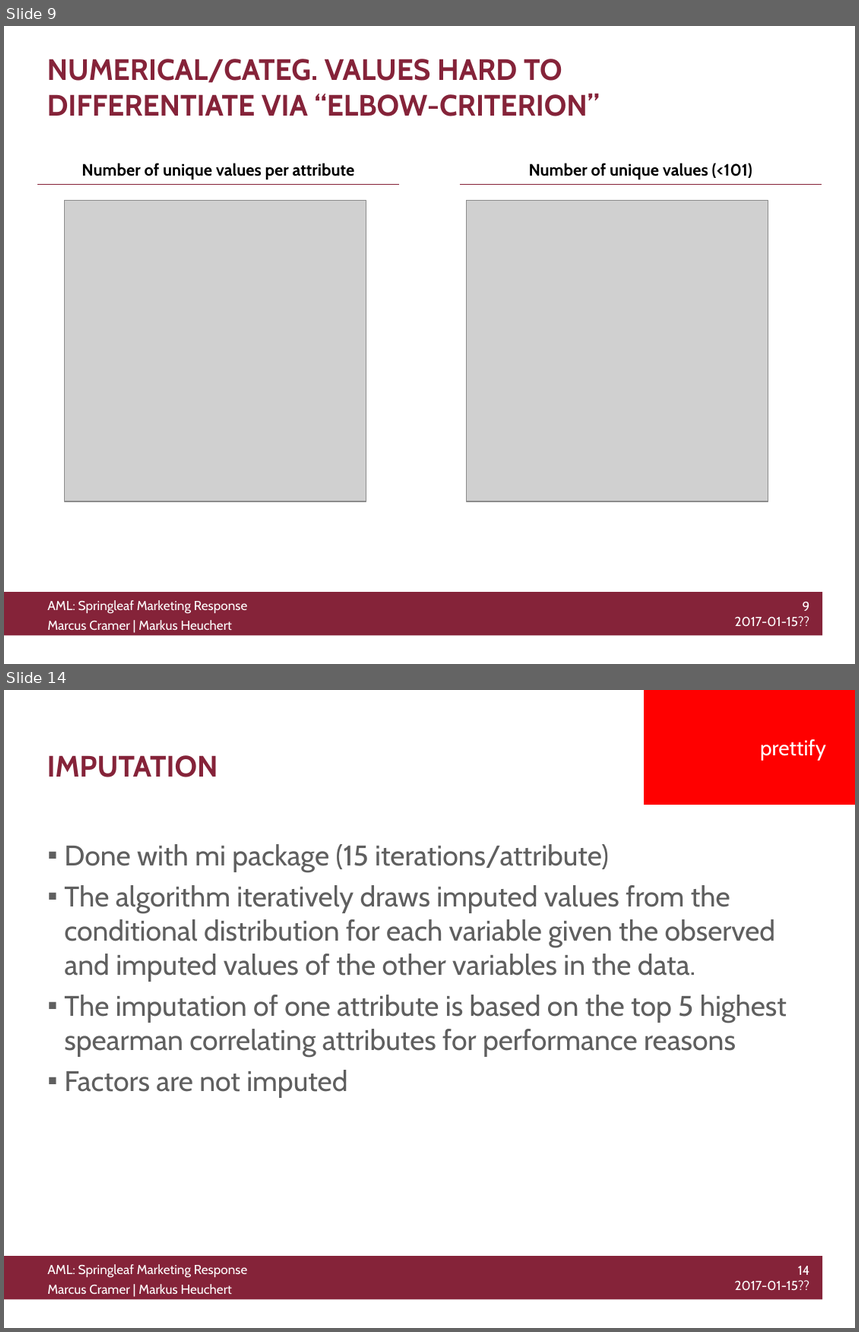
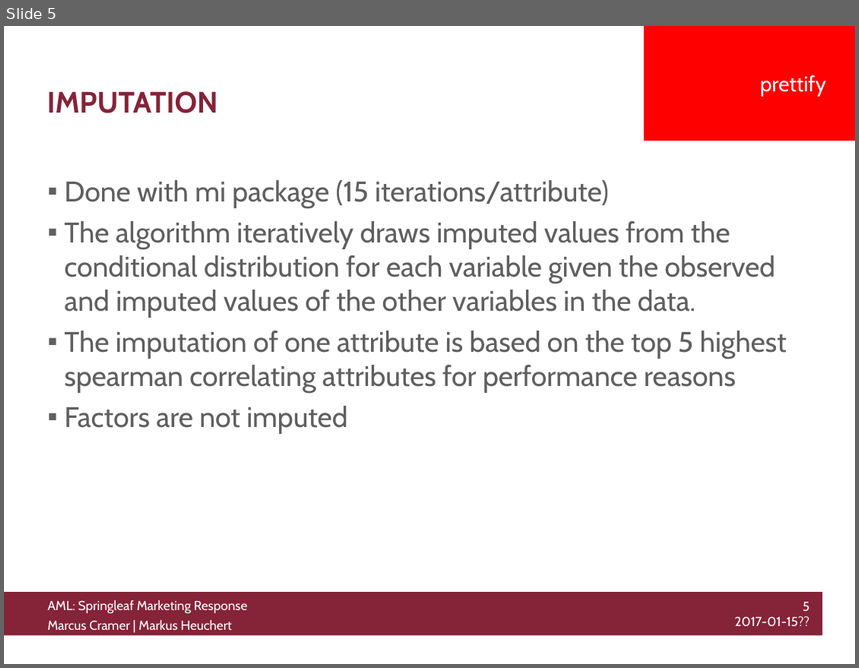
Before and after one commit to knusperman/AML_Springleaf, a slide deck: Presentation/presentation_outline.pptx. Shown one above the other, each under a label of ours: slides 9 and 14 before the commit, slide 5 after it; the slides between them are not shown. The pictures are 859x1332 and 859x668 pixels, drawn with LibreOffice and Linux fonts; fonts in the diff are those of the drawing; grey boxes stand for pictures; background and template pictures are left out. Boxes give left, top, right and bottom in pixels: in the first picture for what was removed or moved away, otherwise in the second. Text is boxed around its words. In the diff, an @@ line names an element or a change of style, - is before the commit and + after.

```diff
--- a/Presentation/presentation_outline.pptx
+++ b/Presentation/presentation_outline.pptx
@@ slide 9 removed at bbox=[4, 26, 855, 664], background #FFFFFF; not listed: 3 template elements that a slide beside it also shows @@
@@ title removed at bbox=[47, 59, 600, 116] @@
-NUMERICAL/CATEG. VALUES HARD TO DIFFERENTIATE VIA “ELBOW-CRITERION”
@@ line removed from (37, 184) to (400, 184) @@
@@ text removed at bbox=[82, 163, 355, 180] @@
-Number of unique values per attribute
@@ line removed from (459, 184) to (822, 184) @@
@@ text removed at bbox=[529, 163, 753, 180] @@
-Number of unique values (<101)
@@ picture removed at bbox=[65, 201, 366, 502] @@
@@ picture removed at bbox=[466, 201, 768, 502] @@
@@ what was slide 14 is now slide 5 @@
@@ text at bbox=[735, 602, 810, 627]: text changed @@
-14
-2017-01-15??
+5
+2017-01-15??
```
Also in this commit, not shown: 3 slides changed, 8 slides added, 10 other slides removed, 1 other file.
